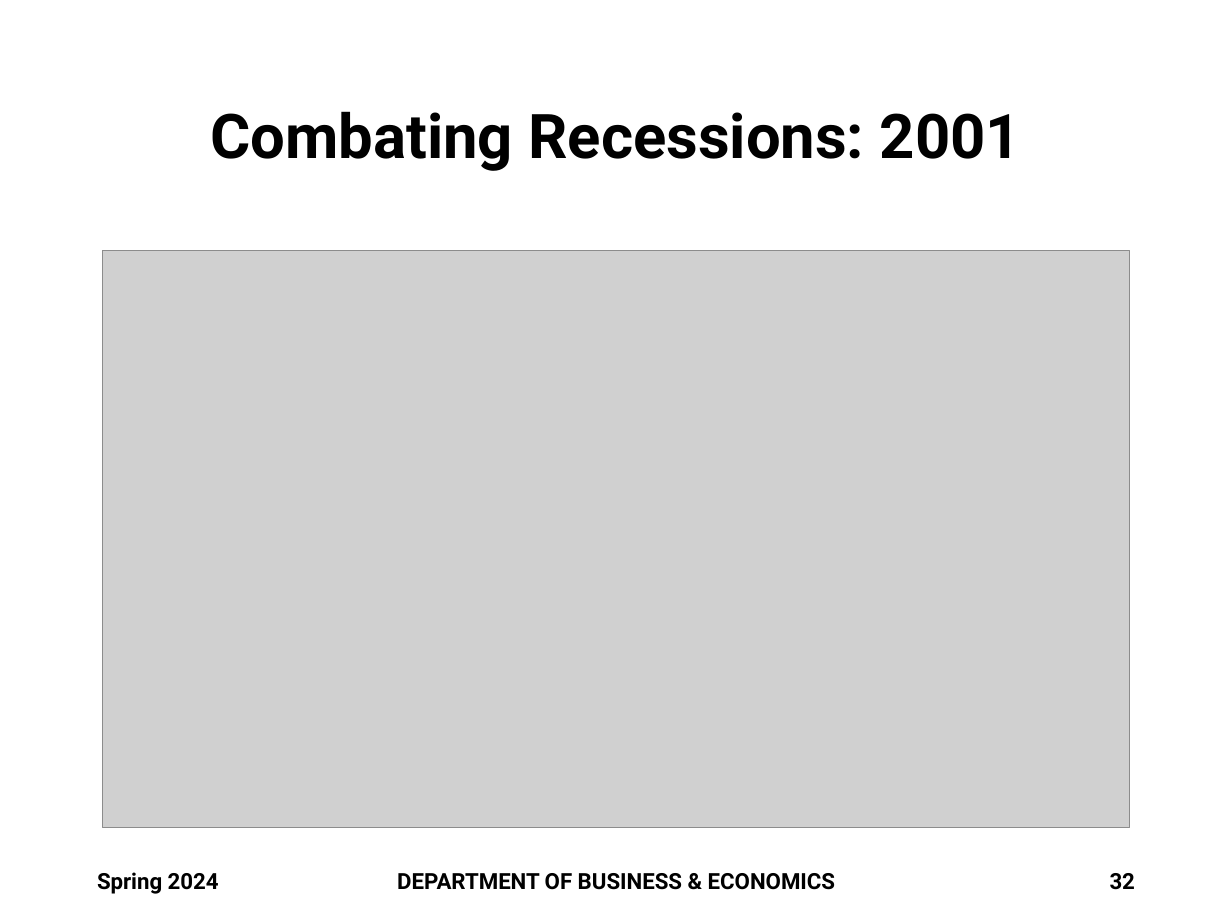
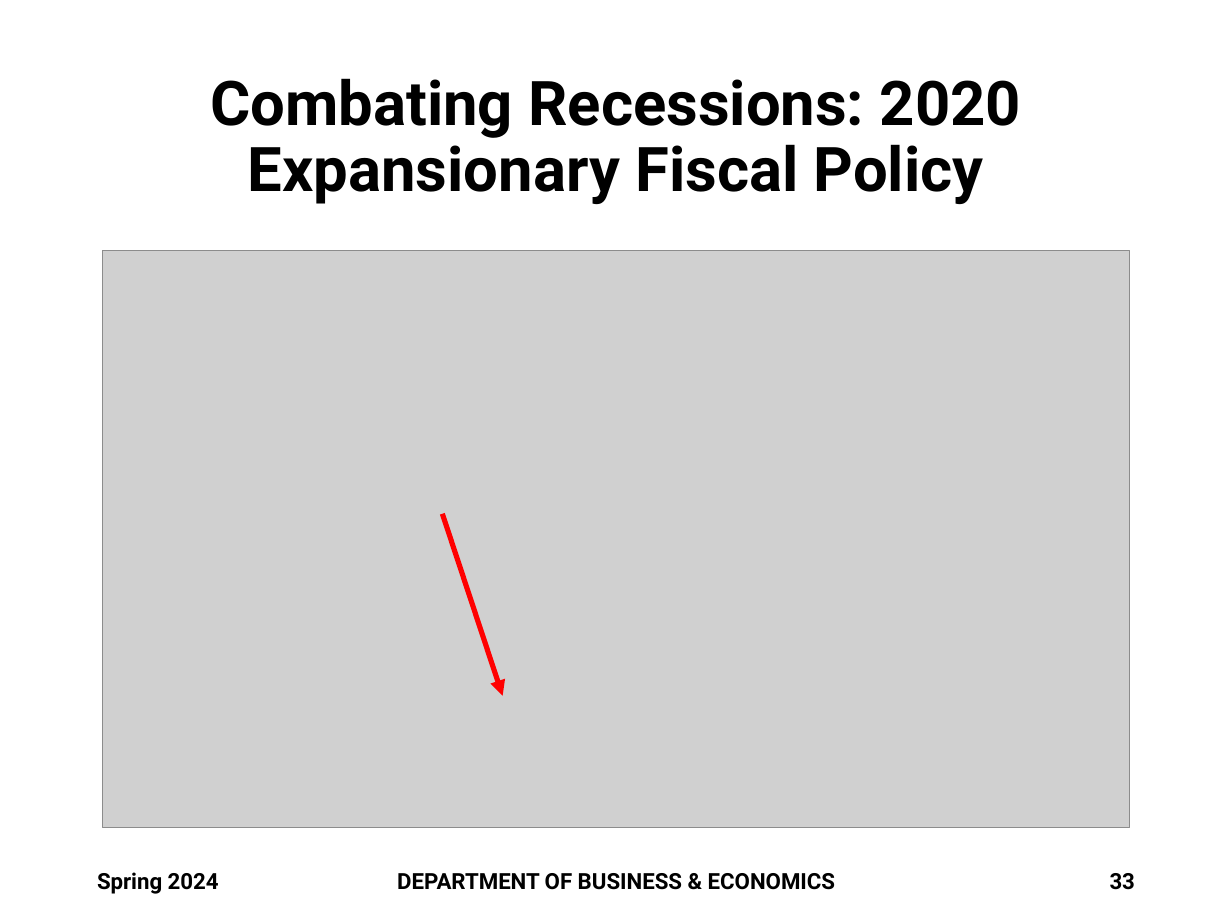
Before and after one commit to brianhwpark/brianhwpark.github.io, a slide deck: slide 33 of files/teaching-resources/monmouthcollege-econ-301/econ-301-s2024/econ-301-s2024-lecture-note/ECON301-S2024-LEC05.pptx (slide 32 before the commit). Drawn at 1232x924 pixels with LibreOffice and Linux fonts; fonts in the diff are those of the drawing; grey boxes stand for pictures; background and template pictures are left out. Boxes give left, top, right and bottom in pixels: in the first picture for what was removed or moved away, otherwise in the second. Text is boxed around its words. In the diff, an @@ line names an element or a change of style, - is before the commit and + after.

```diff
--- a/files/teaching-resources/monmouthcollege-econ-301/econ-301-s2024/econ-301-s2024-lecture-note/ECON301-S2024-LEC05.pptx
+++ b/files/teaching-resources/monmouthcollege-econ-301/econ-301-s2024/econ-301-s2024-lecture-note/ECON301-S2024-LEC05.pptx
@@ title at <box>210,78,1021,204</box>: text changed @@
-Combating Recessions: 2001
+Combating Recessions: 2020
+Expansionary Fiscal Policy
@@ arrow added from (442, 514) to (503, 696), #FF0000 3 pt @@
@@ page number at <box>1110,873,1135,890</box>: text changed @@
-32
+33
```
Also in this commit, not shown: 3 other slides changed, 1 slide added, 8 other files.
